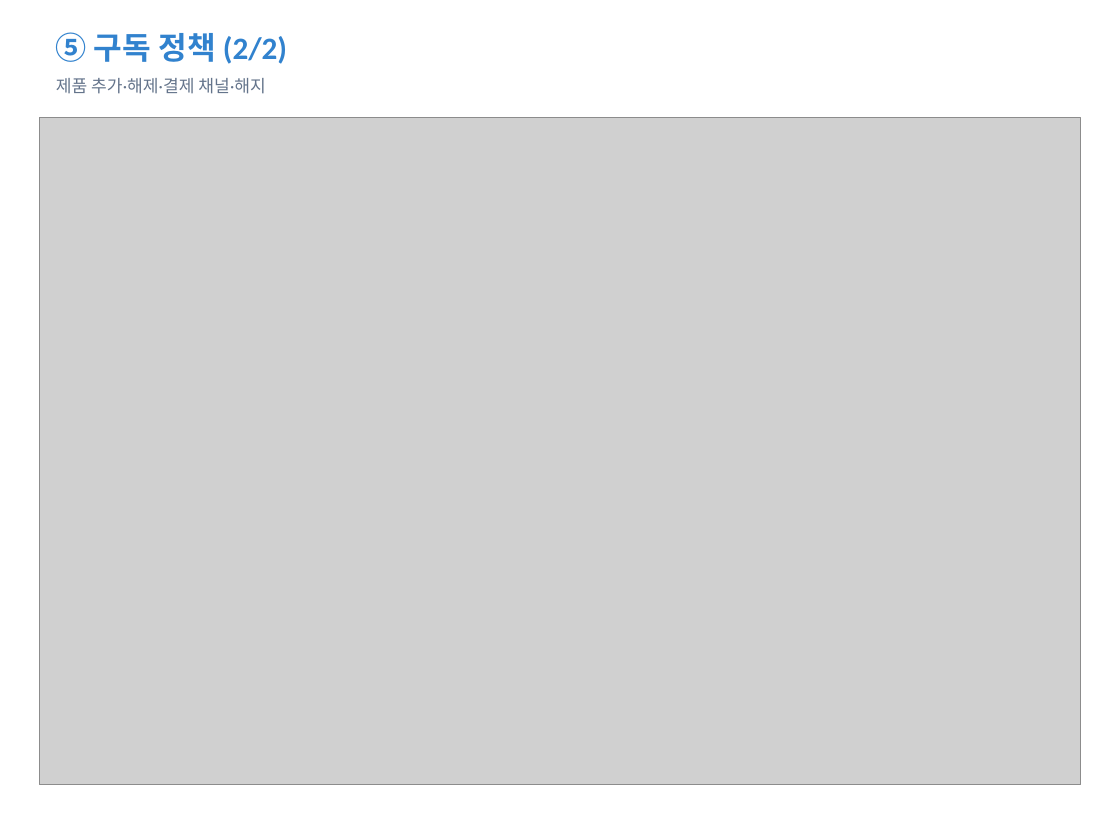
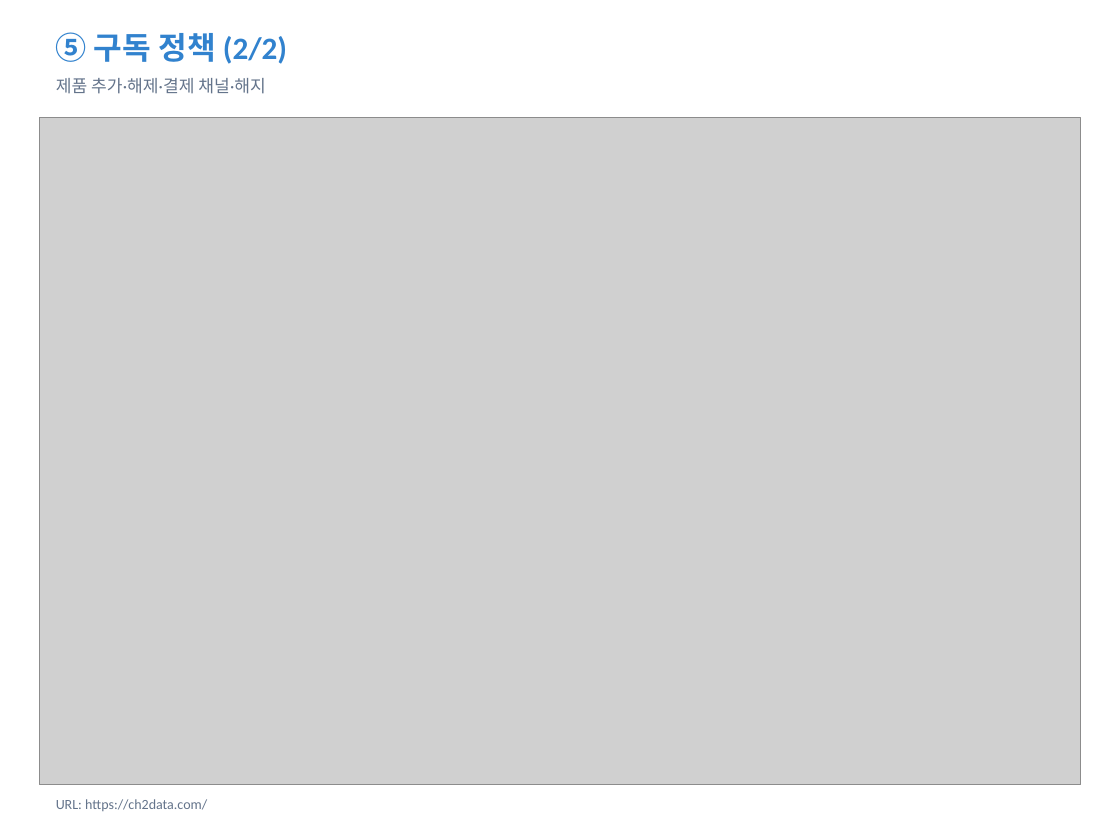
Before and after one commit to takyoungj-sketch/ch2_Macro, a slide deck: slide 7 of deploy/hub/toss-review/CH2DATA_payment_path.pptx (slide 6 before the commit). Drawn at 1120x840 pixels with LibreOffice and Linux fonts; fonts in the diff are those of the drawing; grey boxes stand for pictures. Boxes give left, top, right and bottom in pixels: in the first picture for what was removed or moved away, otherwise in the second. Text is boxed around its words. In the diff, an @@ line names an element or a change of style, - is before the commit and + after.

```diff
--- a/deploy/hub/toss-review/CH2DATA_payment_path.pptx
+++ b/deploy/hub/toss-review/CH2DATA_payment_path.pptx
@@ text added at [56, 799, 207, 811], 9 pt, text #64748B @@
+URL: https://ch2data.com/
```
Also in this commit, not shown: 5 other slides changed, 3 slides added, 2 slides removed, 5 other files.
